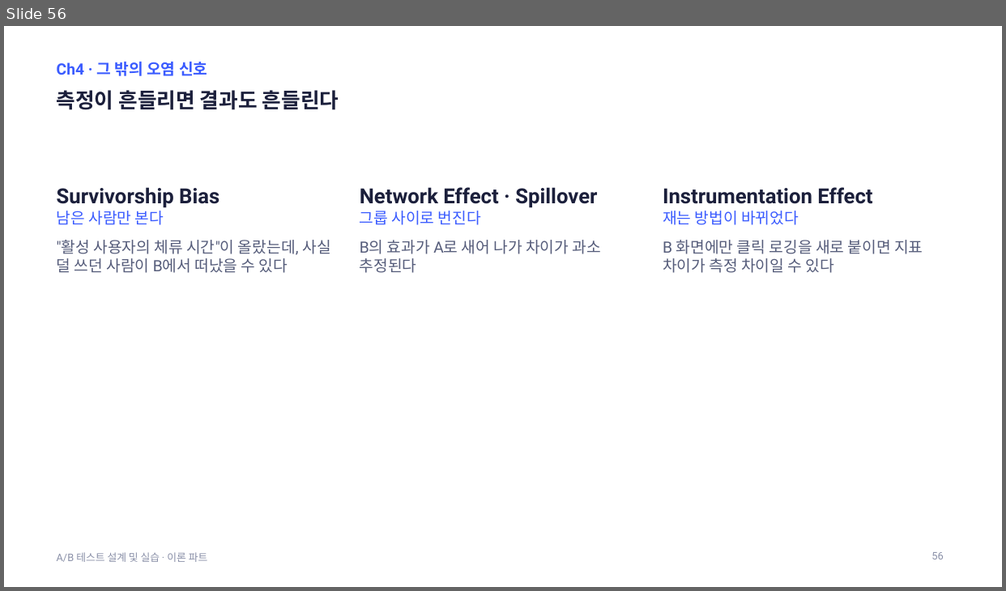
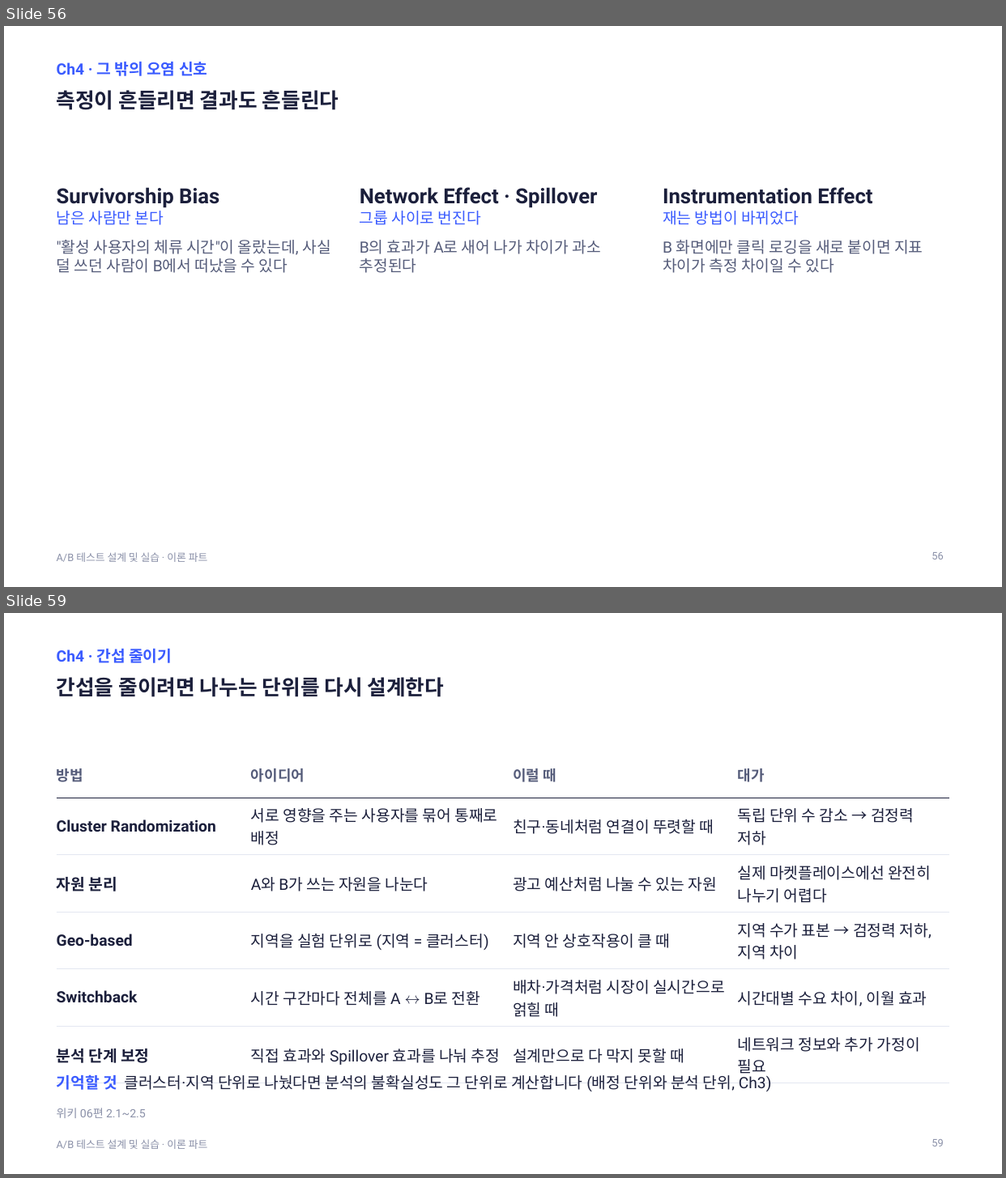
Before and after one commit to kkamret/quickmart-lab-rats, a slide deck: docs/lecture/ab-testing-theory.pptx. Shown one above the other, each under a label of ours: slide 56 before the commit, slides 56 and 59 after it; the slides between them are not shown. The pictures are 1006x591 and 1006x1178 pixels, drawn with LibreOffice and Linux fonts; fonts in the diff are those of the drawing. Boxes give left, top, right and bottom in pixels: in the first picture for what was removed or moved away, otherwise in the second. Text is boxed around its words. In the diff, an @@ line names an element or a change of style, - is before the commit and + after.

Commit message:
docs: 이론 PPT에 간섭 연재 반영
- Ch4에 간섭의 두 경로, 간섭의 영향, 간섭을 줄이는 설계 슬라이드 추가
- 고급 설계 표에서 간섭 대응 설계 행을 정리
- 실험 플랫폼 위키 참조를 07편으로 수정하고 가이드 기록 갱신

Refs #10

```diff
--- a/docs/lecture/ab-testing-theory.pptx
+++ b/docs/lecture/ab-testing-theory.pptx
@@ slide 59 added at box(4, 613, 1002, 1174), background #FFFFFF; not listed: 1 template element that a slide beside it also shows @@
@@ text added at box(57, 649, 172, 663), 15 pt, text #3A5BFF, bold @@
+Ch4 · 간섭 줄이기
@@ title added at box(57, 677, 445, 697), 20 pt, text #1B1F3B, bold @@
+간섭을 줄이려면 나누는 단위를 다시 설계한다
@@ table added at box(57, 752, 949, 1081), 6 rows, 4 columns @@
+방법 | 아이디어 | 이럴 때 | 대가
+Cluster Randomization | 서로 영향을 주는 사용자를 묶어 통째로 배정 | 친구·동네처럼 연결이 뚜렷할 때 | 독립 단위 수 감소 → 검정력 저하
+자원 분리 | A와 B가 쓰는 자원을 나눈다 | 광고 예산처럼 나눌 수 있는 자원 | 실제 마켓플레이스에선 완전히 나누기 어렵다
+Geo-based | 지역을 실험 단위로 (지역 = 클러스터) | 지역 안 상호작용이 클 때 | 지역 수가 표본 → 검정력 저하, 지역 차이
+Switchback | 시간 구간마다 전체를 A ↔ B로 전환 | 배차·가격처럼 시장이 실시간으로 얽힐 때 | 시간대별 수요 차이, 이월 효과
+분석 단계 보정 | 직접 효과와 Spillover 효과를 나눠 추정 | 설계만으로 다 막지 못할 때 | 네트워크 정보와 추가 가정이 필요
@@ text added at box(57, 1075, 772, 1092), 15 pt, text #1B1F3B @@
+기억할 것 클러스터·지역 단위로 나눴다면 분석의 불확실성도 그 단위로 계산합니다 (배정 단위와 분석 단위, Ch3)
@@ text added at box(57, 1108, 146, 1118), 11 pt, text #8A90A8 @@
+위키 06편 2.1~2.5
@@ page number added at box(931, 1139, 943, 1147), 10 pt, text #8A90A8 @@
+59
```
Also in this commit, not shown: 6 slides changed, 2 other slides added, 1 other file.
